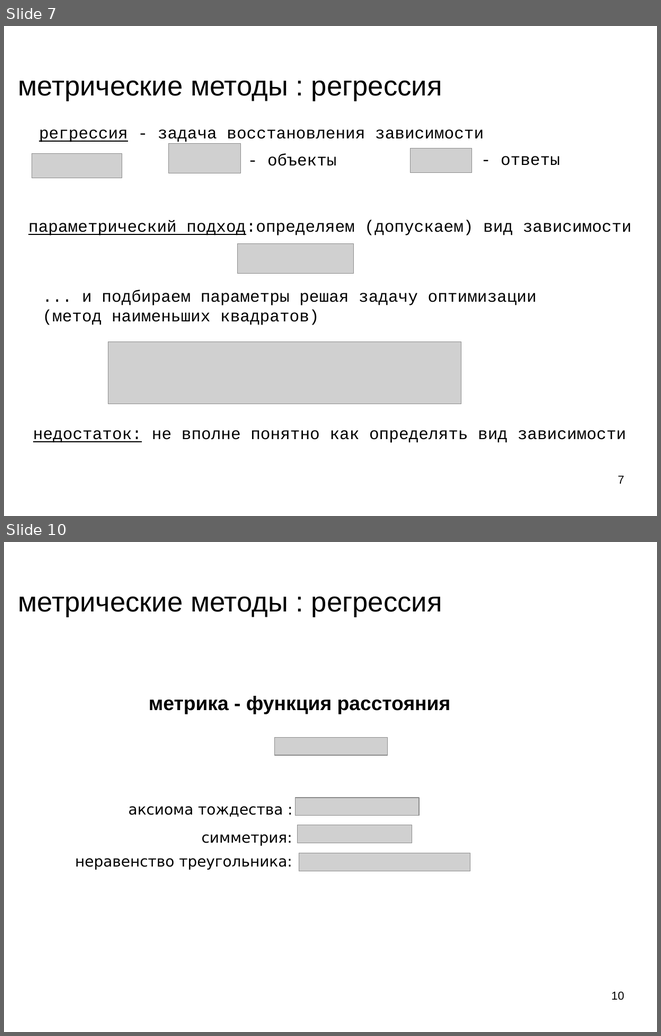
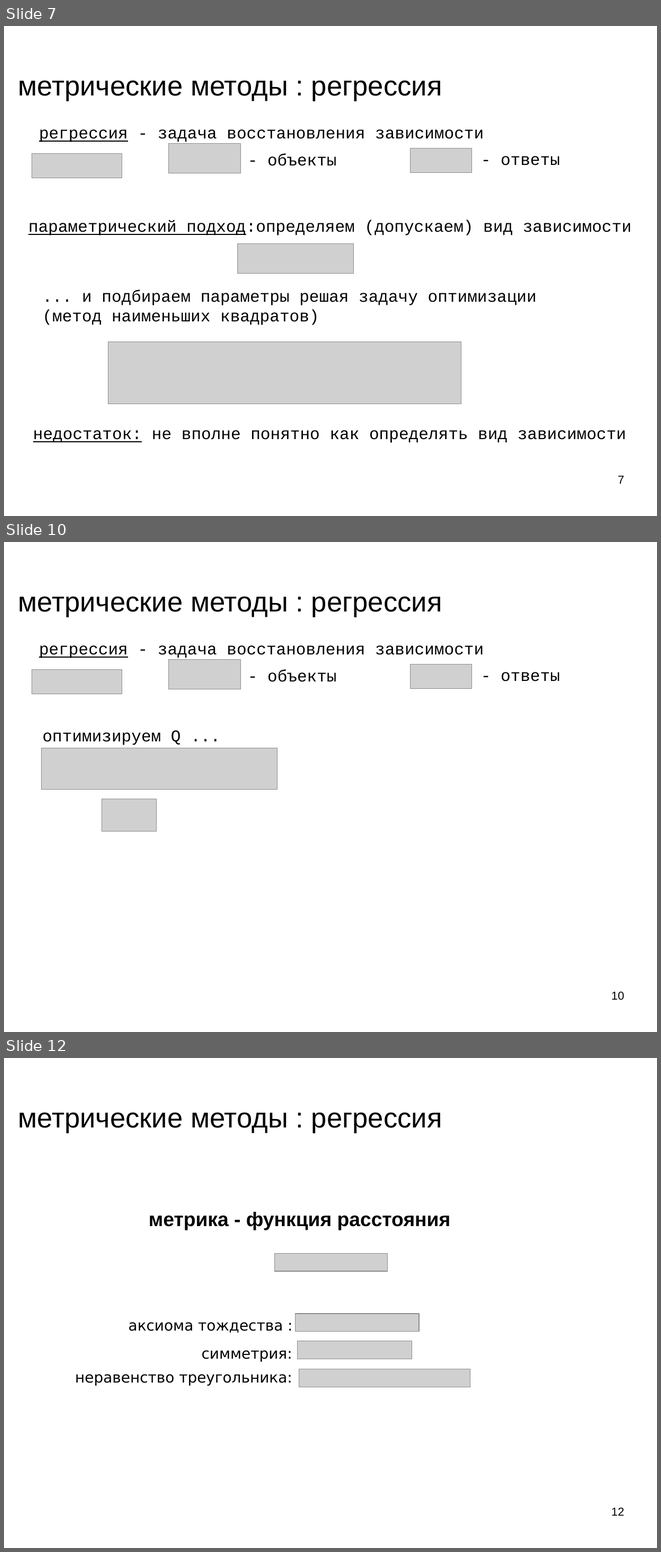
Before and after one commit to mechanoid5/ml_lectorium_legacy, a slide deck: 05-regression-metric.odp. Shown one above the other, each under a label of ours: slides 7 and 10 before the commit, slides 7, 10 and 12 after it; the slides between them are not shown. The pictures are 661x1036 and 661x1552 pixels, drawn with LibreOffice and Linux fonts; fonts in the diff are those of the drawing; grey boxes stand for pictures; background and template pictures are left out. Boxes give left, top, right and bottom in pixels: in the first picture for what was removed or moved away, otherwise in the second. Text is boxed around its words. In the diff, an @@ line names an element or a change of style, - is before the commit and + after.

```diff
--- a/05-regression-metric.odp
+++ b/05-regression-metric.odp
@@ slide 10 added at [4,542,657,1032], background picture (left out) @@
@@ title added at [18,596,442,617], 33.9 pt, text #000000 @@
+метрические методы : регрессия
@@ text added at [39,645,484,658], 20 pt, text #000000 @@
+регрессия - задача восстановления зависимости
@@ picture added at [169,659,241,689] @@
@@ picture added at [411,664,472,688] @@
@@ picture added at [32,669,122,694] @@
@@ subtitle added at [267,670,336,682], 20 pt, text #000000 @@
+- объекты
@@ text added at [501,672,560,681], 20 pt, text #000000 @@
+- ответы
@@ text added at [43,730,181,745], 20 pt, text #000000 @@
+оптимизируем Q ...
@@ picture added at [41,748,278,790] @@
@@ picture added at [102,799,156,831] @@
@@ page number added at [611,991,624,1000], 14 pt, text #000000 @@
+10
@@ what was slide 10 is now slide 12 @@
@@ page number at [611,1507,624,1515]: text changed @@
-10
+12
```
Also in this commit, not shown: 6 slides changed, 6 other slides added, 1 slide removed.
